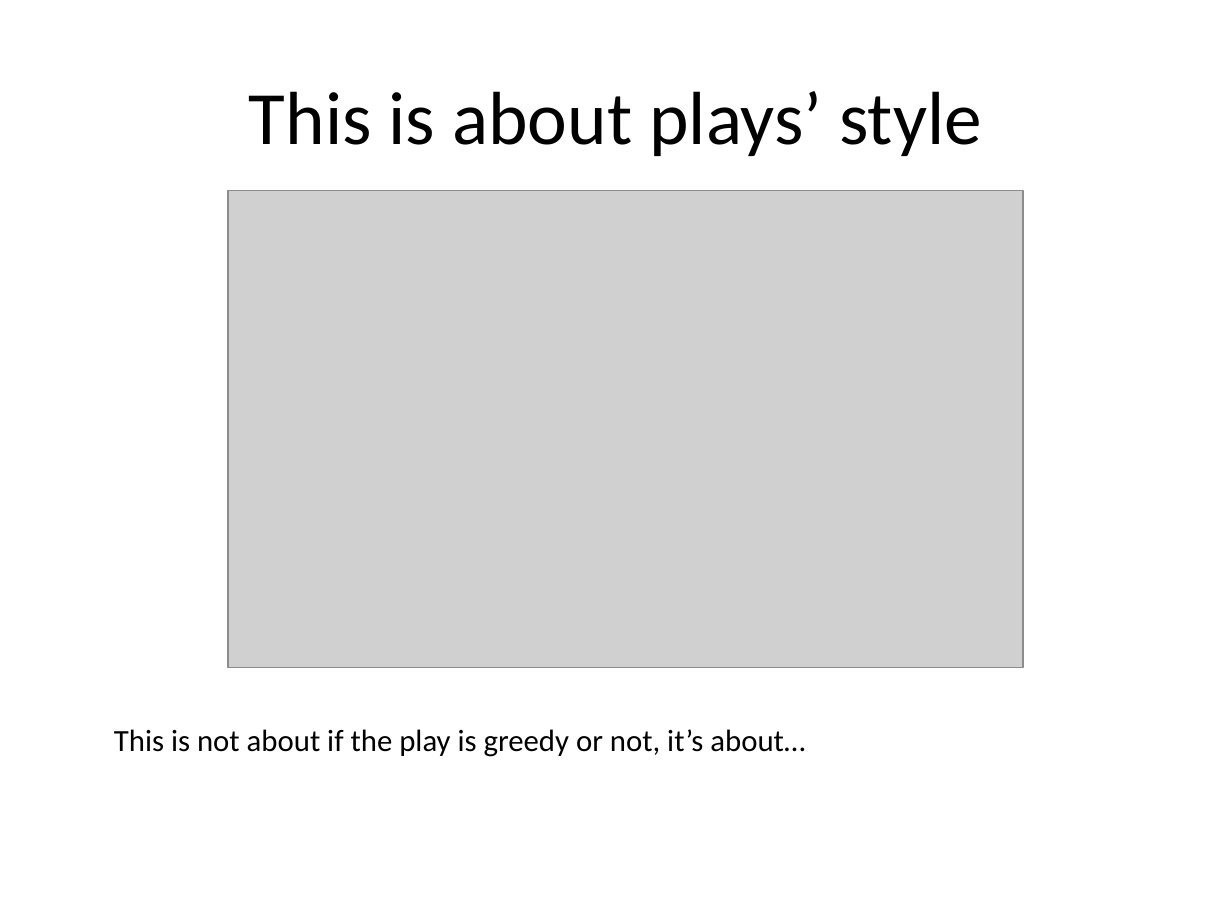
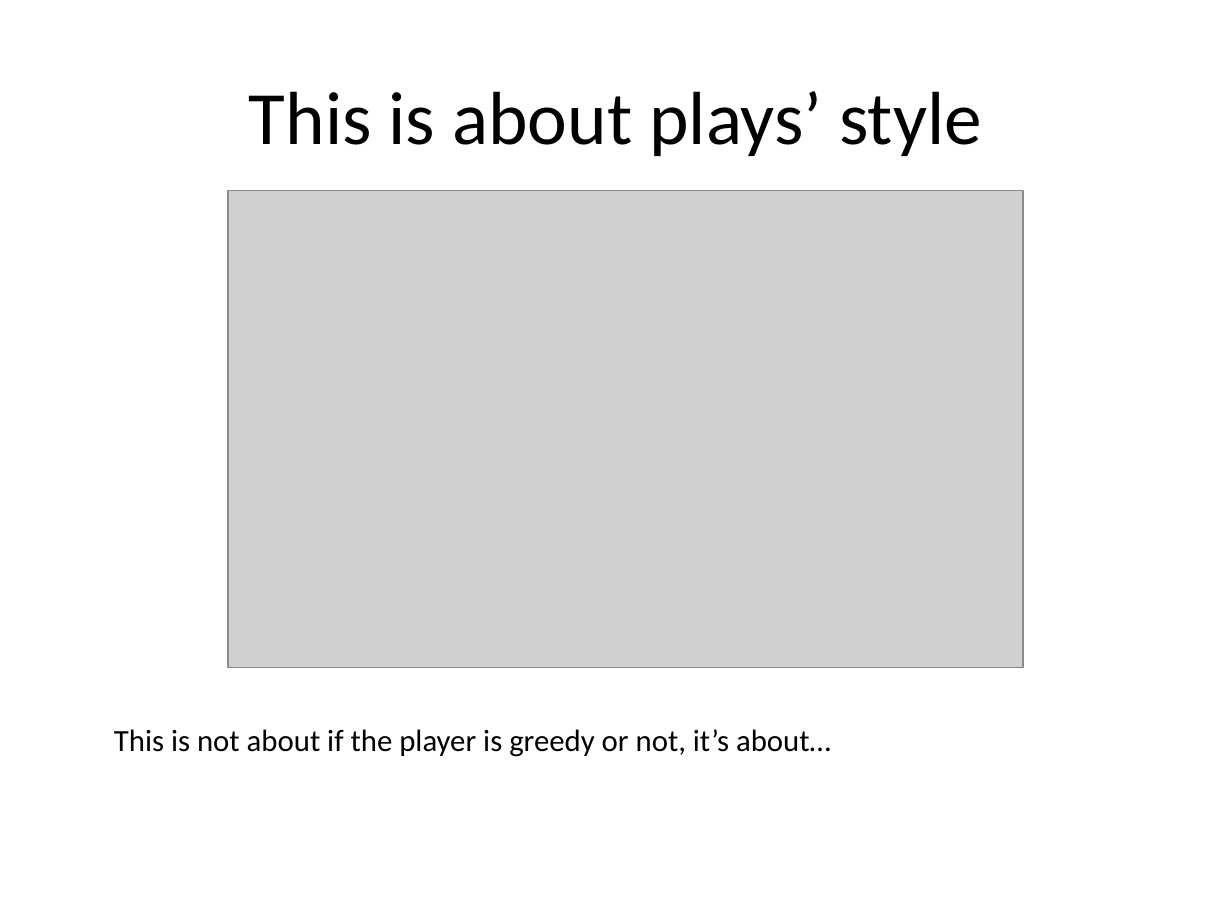
Before and after one commit to JSoddy/CSCI-491-Project, a slide deck: slide 5 of PokerHandsInvestigations.pptx (slide 2 before the commit). Drawn at 1232x924 pixels with LibreOffice and Linux fonts; fonts in the diff are those of the drawing; grey boxes stand for pictures. Boxes give left, top, right and bottom in pixels: in the first picture for what was removed or moved away, otherwise in the second. Text is boxed around its words. In the diff, an @@ line names an element or a change of style, - is before the commit and + after.

```diff
--- a/PokerHandsInvestigations.pptx
+++ b/PokerHandsInvestigations.pptx
@@ text at bbox=[114, 729, 831, 757]: text changed @@
-This is not about if the play is greedy or not, it’s about…
+This is not about if the player is greedy or not, it’s about…
```
Also in this commit, not shown: 3 slides added, 1 slide removed, 1 other file.
